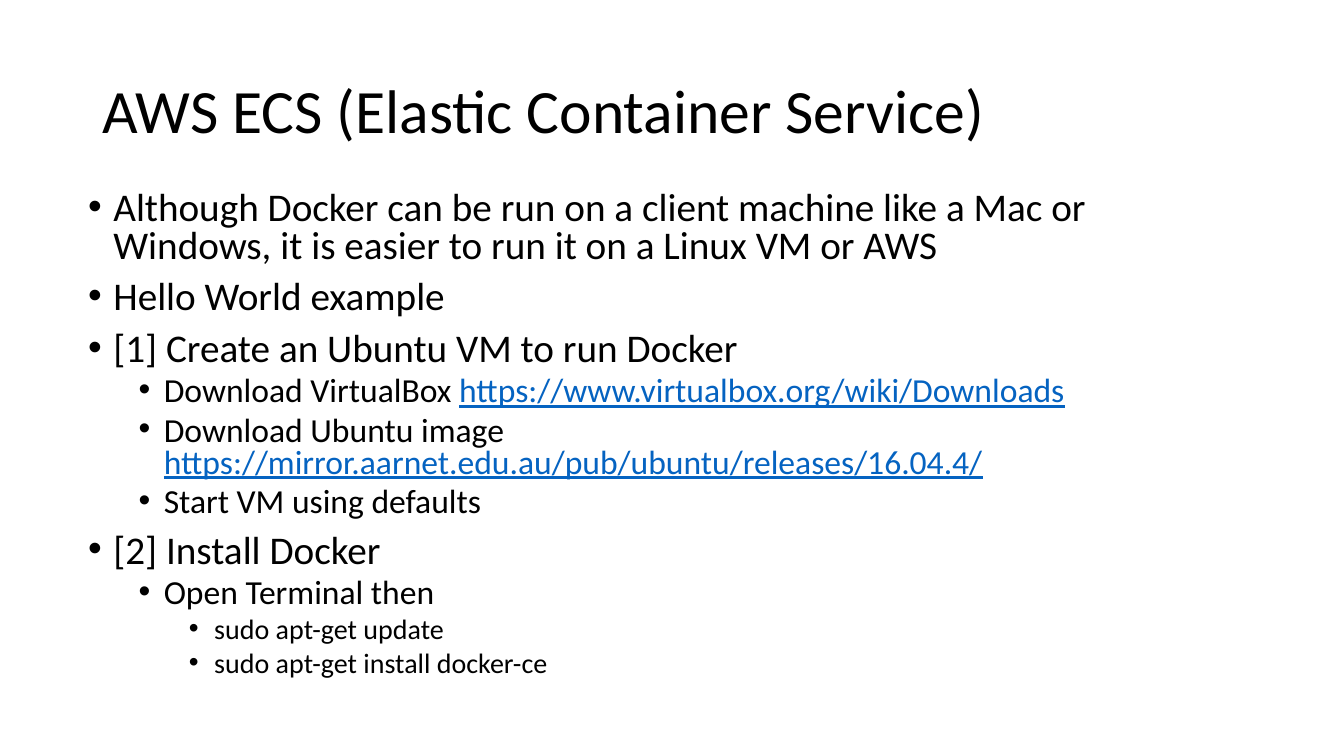
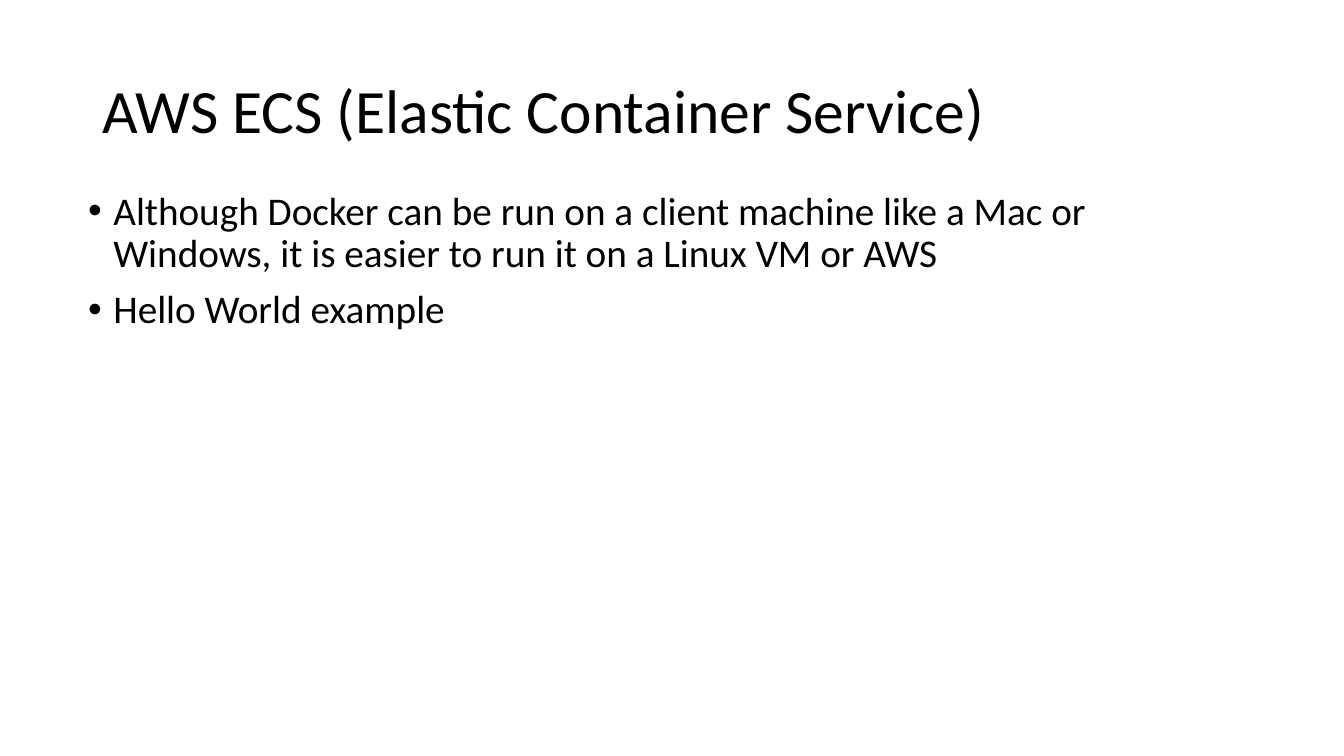
Before and after one commit to uwacsp/cits5503, a slide deck: slide 19 of Lectures/CITS5503Virtualisation.pptx (slide 15 before the commit). Drawn at 1344x756 pixels with LibreOffice and Linux fonts; fonts in the diff are those of the drawing. Boxes give left, top, right and bottom in pixels: in the first picture for what was removed or moved away, otherwise in the second. Text is boxed around its words. In the diff, an @@ line names an element or a change of style, - is before the commit and + after.

Commit message:
Virtualisation lecture update

```diff
--- a/Lectures/CITS5503Virtualisation.pptx
+++ b/Lectures/CITS5503Virtualisation.pptx
@@ text "Although Docker can be run ..." at (x1=113, y1=197, x2=1085, y2=330): line spacing 0.8 to 0.9 @@
@@ text at (x1=113, y1=333, x2=1064, y2=678): paragraphs removed @@
-• [1] Create an Ubuntu VM to run Docker
-  • Download VirtualBox https://www.virtualbox.org/wiki/Downloads
-  • Download Ubuntu image https://mirror.aarnet.edu.au/pub/ubuntu/releases/16.04.4/
-  • Start VM using defaults
-• [2] Install Docker
-  • Open Terminal then
-    • sudo apt-get update
-    • sudo apt-get install docker-ce
```
Also in this commit, not shown: 21 slides added, 1 slide removed, 4 other files.
